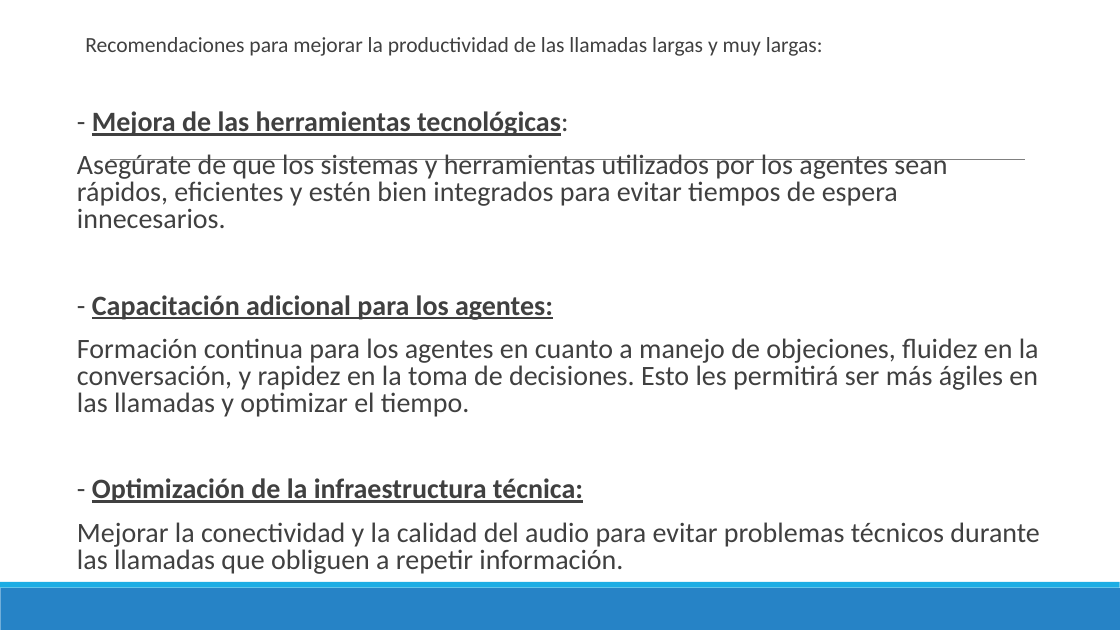
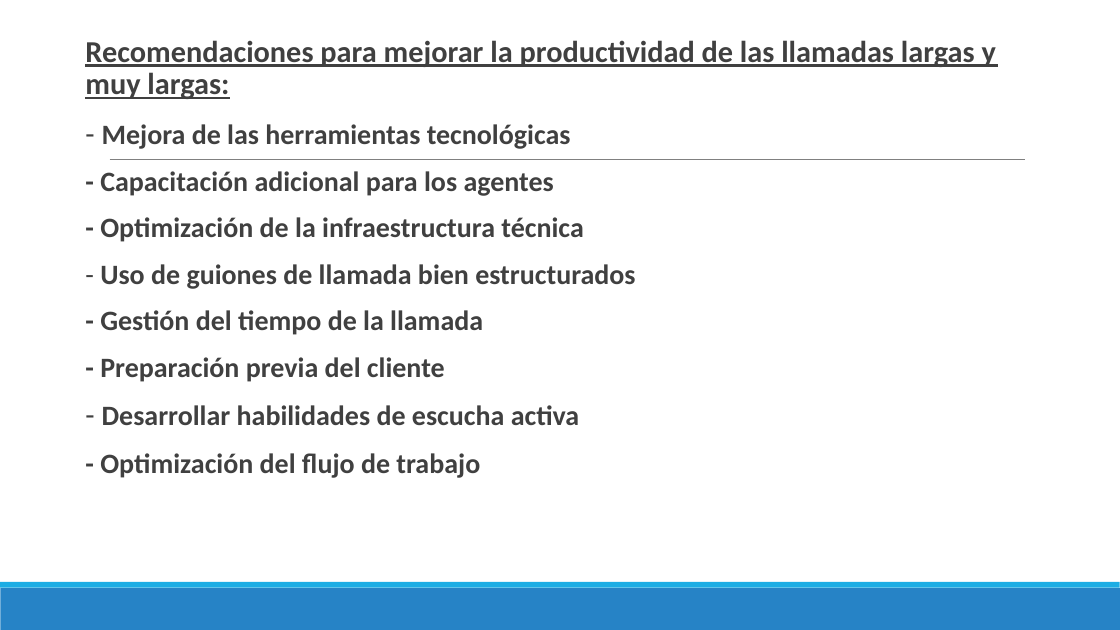
Before and after one commit to MarinaTorba/PersonalDataProrjects, a slide deck: slide 22 of Equip_B/results/Marketing/20241012_Borrador_desafiament_1_Marketing.pptx (slide 28 before the commit). Drawn at 1120x630 pixels with LibreOffice and Linux fonts; fonts in the diff are those of the drawing. Boxes give left, top, right and bottom in pixels: in the first picture for what was removed or moved away, otherwise in the second. Text is boxed around its words. In the diff, an @@ line names an element or a change of style, - is before the commit and + after.

```diff
--- a/Equip_B/results/Marketing/20241012_Borrador_desafiament_1_Marketing.pptx
+++ b/Equip_B/results/Marketing/20241012_Borrador_desafiament_1_Marketing.pptx
@@ text at bbox=[85, 40, 996, 99]: size 18.5 to 26 pt, bold on, underline on in "Recomendaciones para mejorar la productividad de las ..."; line spacing 0.8 to 0.9 @@
@@ text at bbox=[100, 124, 635, 478]: text changed; size 24.1 to 24 pt; bold on @@
-- Mejora de las herramientas tecnológicas:
-Asegúrate de que los sistemas y herramientas utilizados por los agentes sean rápidos, eficientes y estén bien integrados para evitar tiempos de espera innecesarios.
-- Capacitación adicional para los agentes:
-Formación continua para los agentes en cuanto a manejo de objeciones, fluidez en la conversación, y rapidez en la toma de decisiones. Esto les permitirá ser más ágiles en las llamadas y optimizar el tiempo.
-- Optimización de la infraestructura técnica:
-Mejorar la conectividad y la calidad del audio para evitar problemas técnicos durante las llamadas que obliguen a repetir información.
+  - Mejora de las herramientas tecnológicas
+  - Capacitación adicional para los agentes
+  - Optimización de la infraestructura técnica
+  - Uso de guiones de llamada bien estructurados
+  - Gestión del tiempo de la llamada
+  - Preparación previa del cliente
+  - Desarrollar habilidades de escucha activa
+  - Optimización del flujo de trabajo
```
Also in this commit, not shown: 9 other slides changed, 8 slides removed, 1 other file.
